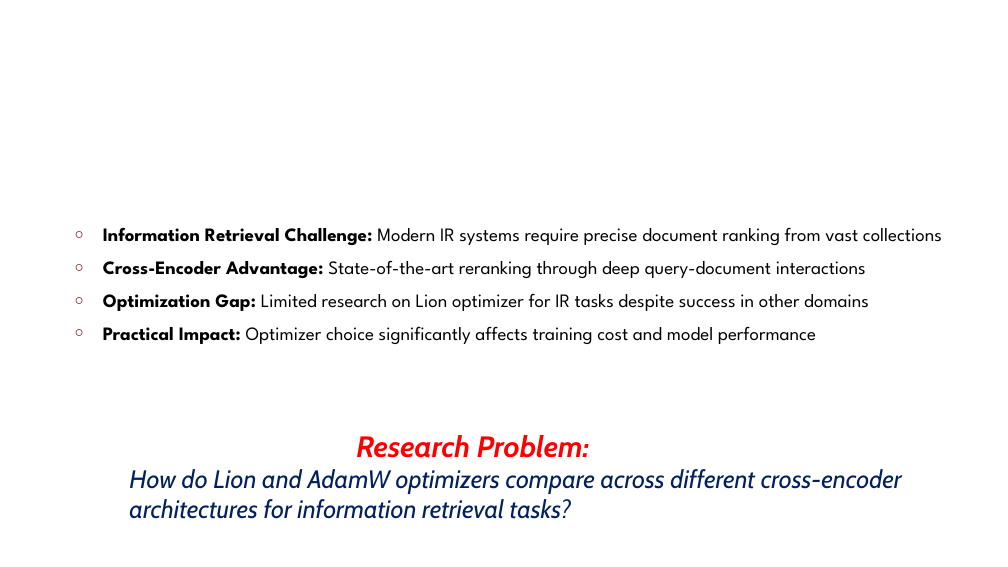
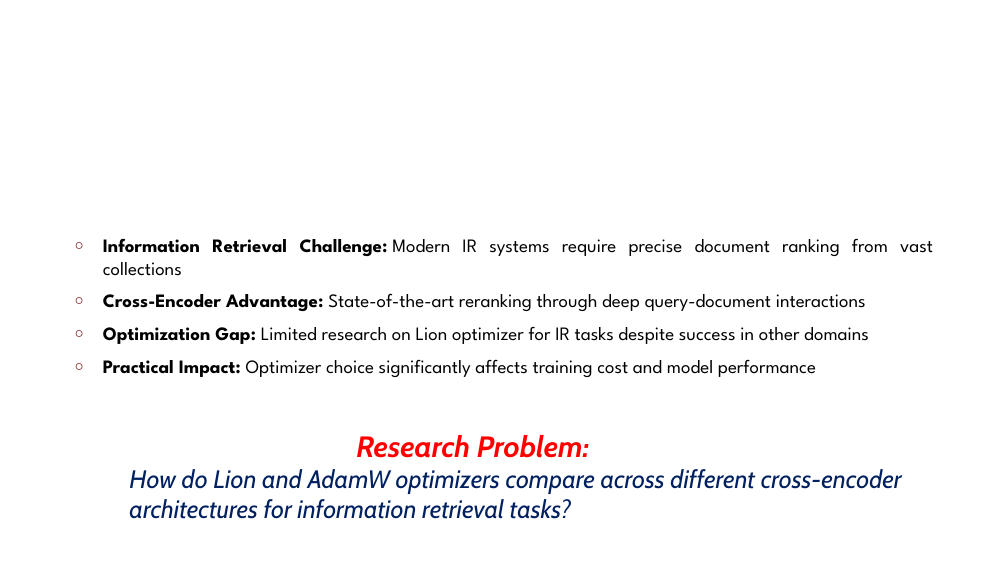
Before and after one commit to skfrost19/cross-encoder-modal, a slide deck: slide 2 of cross_encoder/thesis/Thesis_presentation.pptx. Drawn at 1008x567 pixels with LibreOffice and Linux fonts; fonts in the diff are those of the drawing; background and template pictures are left out. Boxes give left, top, right and bottom in pixels: in the first picture for what was removed or moved away, otherwise in the second. Text is boxed around its words. In the diff, an @@ line names an element or a change of style, - is before the commit and + after.

```diff
--- a/cross_encoder/thesis/Thesis_presentation.pptx
+++ b/cross_encoder/thesis/Thesis_presentation.pptx
@@ text "Information Retrieval Challenge: Modern IR ...": place and size @@
-text "Information Retrieval Challenge: Modern IR ..." at <box>67,176,994,391</box>
+text "Information Retrieval Challenge: Modern IR ..." at <box>67,186,941,424</box>
```
Also in this commit, not shown: 4 other slides changed, 7 slides added, 2 slides removed.
